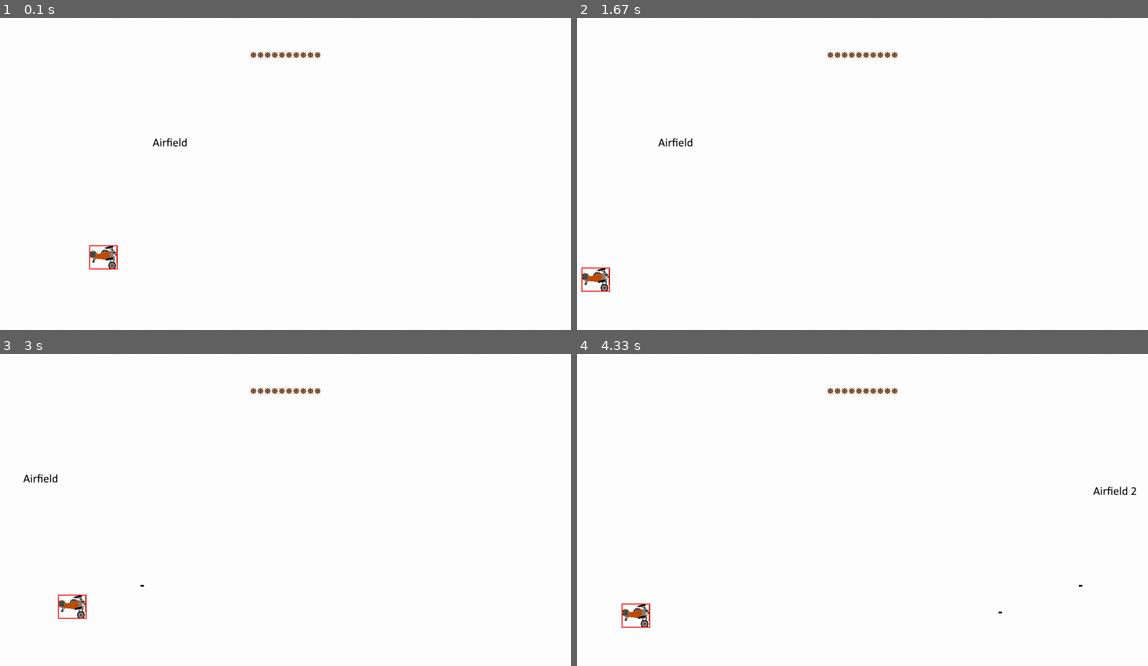
Above: before the commit, frames 1-4 (two rows, left to right).
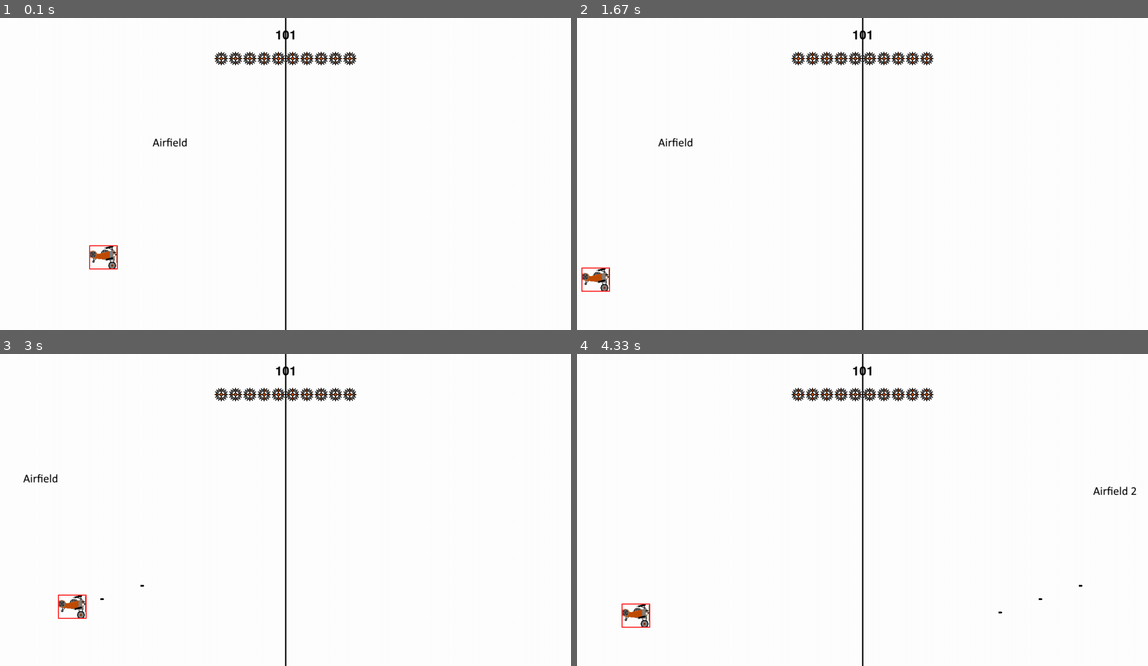
Above: after the commit, the same moments.

Repository: TKDominick/PyGame
Game: pygame game, started from WWIGame.py
Same seed, same stepped clock (60 frames per second), same inputs: the game is played once before the commit and once after it.
Inputs:
- Up to frame 1 (0.1 s): no input
- Up to frame 2 (1.67 s): hold Left 0.33-0.87 s; hold Down 0.9-1.2 s; hold Left 1.23-1.63 s
- Up to frame 3 (3 s): hold Up 1.67-2.03 s; hold Right 2.07-2.7 s; hold Q from 2.73 s (still down); hold Down from 2.73 s (still down)
- Up to frame 4 (4.33 s): release Q at 3.1 s; release Down at 3.1 s; hold Left 3.53-4 s; hold Right from 4.03 s (still down)

The runs differ from the first frame. In frame 1, 1.1% of the frame differs, in the area x 37-63%, y 0-100%; in frame 2, 1.1%; in frame 3, 1.1%; in frame 4, 1.1%, in the area x 37-82%, y 0-100%.

Commit message:
Added ne health indicators, changed enemies, working on final boss room

Diff:
--- a/WWIGame.py
+++ b/WWIGame.py
@@ -12,16 +12,20 @@
 Up = False
 Down = False
 
-
+score = 101
 bg = pygame.image.load('Airfield1.png')
 print(bg)
 bg2 = pygame.image.load('Airfield2.png')
 bg3 = pygame.image.load('Industrial.png')
+bgcount = 1
 prevbackground = 'Industrial.png'
 
 bgx = 0
+bgy = 0
 bg2x = 1280
+bg2y = 0
 bg3x = 2560
+bg3y = 0
 
 framecount = 0
 
@@ -33,6 +37,8 @@
 bombs = []
 BombCD = 3500
 BulletCD = 2000
+font = pygame.font.SysFont('sitkasmallsitkatextitalicsitkasubheadingitalicsitkaheadingitalicsitkadisplayitalicsitkabanneritalic.ttf', 42)
+
 
 
 killed = []
@@ -66,11 +72,11 @@
 		pygame.draw.rect(win, (255,0,0), self.hitbox, 2)
 	def DrawHealth(self):
 		healthchar = pygame.image.load(self.healthsprites[self.health])
-		win.blit(healthchar, (560, 75))
+		win.blit(healthchar, (480, 75))
 
 
 class Projectile:
-	def __init__(self, x, y, projtype, sprite):
+	def __init__(self, x, y, projtype):
 		self.x = x
 		self.y = y
 
@@ -78,41 +84,77 @@
 		if projtype == 1:
 			self.damage = 3
 			self.xvel = 30
-			self.yvel = 00
+			self.xaccel = 0
+			self.yvel = 0
 			self.move = 1		# straight
-			self.sprite = pygame.image.load(sprite)
+			self.sprite = pygame.image.load('PlayerBullet.png')
 
 		if projtype == 2:
 			self.damage = 10
 			self.xvel = 20
+			self.xaccel = 0
 			self.yvel = 0
 			self.yaccel = 5
 			self.move = 2
-			self.sprite = pygame.image.load(sprite)
-
-		if projtype == 3:
+			self.sprite = pygame.image.load("PlayerBomb.png")
+
+		if projtype == 3: #Baloon 1 Bullet
 			self.damage = 2
 			self.xvel = -12
 			self.yvel = -25
 			self.yaccel = 5
 			self.move = 3
-			self.sprite = pygame.image.load('Enemy1Grenade.png')
-
-
-	def Move(self):
-		if self.move == 1:
+			self.sprite = pygame.image.load('Bullet.png')
+
+		if projtype == 4: #Tank projectile
+			self.damage = 5
+			self.move = 3
+			self.yvel = -100
+			self.yaccel = 15
+			self.xvel = -50
+			self.xaccel = 0
+			self.sprite = pygame.image.load('Bullet.png')
+
+		if projtype == 5: # Cannon projectile
+			self.damage = 3
+			self.move = 3
+			self.yvel = -75
+			self.yaccel = 10
+			self.xvel = -40
+			self.xaccel =0
+			self.sprite = pygame.image.load('Bullet.png')
+
+	def Move(self, targetx, targety):
+		if self.move == 1: # player bullet
 			self.x += self.xvel
 			self.y += self.yvel
 
-		elif self.move == 2:
+		elif self.move == 2: #player bomb
 			self.x += self.xvel
 			self.y += self.yvel
 			self.yvel += self.yaccel
 
-		elif self.move == 3:
+		elif self.move == 3: # arc shape
 			self.x += self.xvel
 			self.y += self.yvel
 			self.yvel += self.yaccel
+
+		elif self.move == 4: #Straight Down Bomb
+			self.y += self.yvel
+			self.y += self.yaccel
+
+		elif self.move == 5: #Straight bullet
+			self.x += self.xvel
+			self.xvel += self.xaccel
+
+		elif self.move == 12: # targeting missile
+			if self.x < targetx:
+				self.x+= self.xvel
+			if self.y < targety:
+				self.y += self.yvel
+			if self.y > targety:
+				self.y -= self.yvel
+
 
 	def Draw(self):
 		win.blit(self.sprite, (self.x, self.y))
@@ -142,7 +184,7 @@
 			self.y = y
 			self.health = 45
 			self.vel = 9
-			self. width = 64
+			self.width = 64
 			self.height = 64
 			self.sprite = pygame.image.load('Baloon2.png')
 			self.attacktype = 5
@@ -157,7 +199,7 @@
 			self.y = y
 			self.health = 30
 			self.vel = 17
-			self. width = 64
+			self.width = 64
 			self.height = 64
 			self.sprite = pygame.image.load('Plane1.png')
 			self.attacktype = 3
@@ -220,11 +262,11 @@
 			self.width = 64
 			self.height = 64
 			self.sprite = pygame.image.load('Cannon.png')
-			self.attacktype = 1
+			self.attacktype = 5
 			self.attacksprite = pygame.image.load('Bullet.png')
-			self.attackCD = 1500
-			self.CDMAX = 1500
-			self.movetype = 7
+			self.attackCD = 500
+			self.CDMAX = 650
+			self.movetype = 3
 			self.hitbox = (self.x, self.y, self.width, self.height)
 		if enemtype == 8: #Tank
 			self.name = 'Enemy Tank'
@@ -235,11 +277,11 @@
 			self. width = 64
 			self.height = 64
 			self.sprite = pygame.image.load('Tank.png')
-			self.attacktype = 1
+			self.attacktype = 4
 			self.attacksprite = pygame.image.load('Bullet.png')
-			self.attackCD = 3000
-			self.CDMAX = 3000
-			self.movetype = 7
+			self.attackCD = 1000
+			self.CDMAX = 1000
+			self.movetype = 2
 			self.hitbox = (self.x, self.y, self.width, self.height)
 		if enemtype == 9: #Final Boss Plane
 			self.name = 'Aurora 1A'
@@ -264,21 +306,27 @@
 
 	def Move(self, x, y):
 		if self.movetype == 1:
-			if self.x < x+150:
+			if self.x <= x+150:
 				self.x += self.vel
-			elif self.x > x+170:
+			elif self.x >= x+170:
 				self.x -= self.vel
 
-			if self.y < y - 20:
+			if self.y >= y - 20:
+				self.y -= self.vel
+			elif self.y <= y - 50:
 				self.y += self.vel
-			elif self.y > y:
-				self.y -= self.vel
-
-		if self.movetype == 2:
-			pass
-
-		if self.movetype == 3:
-			pass
+
+		if self.movetype == 2: # Tank
+			if self.x > 850:
+				self.x -= self.vel
+			if self.x < 800:
+				self.x += self.vel
+
+		if self.movetype == 3: #Cannon
+			if self.x > 600:
+				self.x -= self.vel
+			if self.x < 550:
+				self.x += self.vel
 
 		if self.movetype == 4:
 			pass
@@ -311,8 +359,10 @@
 		return False
 
 
-def GetBackground(killed):
+def GetBackground():
 	global prevbackground
+	global bgcount
+	bgcount += 1
 	output = 'Field1.png'
 
 	fields = ['Field1.png', 'Field2.png', 'Field3.png', 'Field4.png']
@@ -324,7 +374,7 @@
 	if prevbackground == 'Airfield1.png':
 		output = 'Airfield2.png'
 	if prevbackground == 'Airfield2.png':
-		output = 'Industrial'
+		output = 'Industrial.png'
 	if prevbackground == 'City1.png':
 		output = 'City2.png'
 	if prevbackground == 'City2.png':
@@ -336,7 +386,7 @@
 		output = random.choice(fields)
 
 	if prevbackground == 'Field1.png' or prevbackground == 'Field2.png' or prevbackground == 'Field3.png' or prevbackground == 'Field4.png':
-		if len(killed) >= 100:
+		if score >= 100:
 			output = 'EnemyBase1.png'
 		else:
 			output = random.choice(general)
@@ -357,31 +407,63 @@
 def BackgroundRunner():
 	global killed
 	global bg
+	global prevbackground
 	global bg2
 	global bg3
 	global bgx
 	global bg2x
 	global bg3x
-
-	bgx -= 5
-	bg2x -= 5
-	bg3x -= 5
-
-	if bg2x == 0:
+	global bgy
+	global bg2y
+	global bg3y
+
+	if prevbackground != 'Sky2.png' and prevbackground != 'end':
+		bgx -= 5
+		bg2x -= 5
+		bg3x -= 5
+	else:
+		bgy += 5
+		bg2y += 5
+		bg3y += 5
+
+	if bg2x <= 0 and prevbackground != 'Sky2.png':
 		bg = bg2
 		bgx = 0
 		bg2 = bg3
 		bg2x = 1280
-		bg3 = pygame.image.load((GetBackground(killed)))
-		print(type(bg3))
+		bg3 = pygame.image.load(GetBackground())
 		bg3x = 2560
+
+	if bgx <= 0 and prevbackground == 'Sky2.png':
+		prevbackground = 'end'
+		bg = pygame.image.load('EnemyHangar.png')
+		bgx = 0
+		bgy = 0
+		bg2 = pygame.image.load('Sky1.png')
+		bg2x = 0
+		bg2y = -700
+		bg3 = pygame.image.load('Sky2.png')
+		bg3x = 0
+		bg3y = -1400
 
 
 def redrawGameWindow():
 	global framecount
-	win.blit(bg, (bgx, 0))
-	win.blit(bg2, (bg2x, 0))
-	win.blit(bg3, (bg3x, 0))
+	win.blit(bg, (bgx, bgy))
+	win.blit(bg2, (bg2x, bg2y))
+	win.blit(bg3, (bg3x, bg3y))
+
+	midline = pygame.Rect(639, -2, 3, 705)
+	pygame.draw.rect(win, (0, 0, 0), midline)
+
+	textplate = font.render(str(score), True, (0, 0, 0))
+	if len(str(score)) == 1:
+		win.blit(textplate, (633, 25))
+	if len(str(score)) == 2:
+		win.blit(textplate, (624, 25))
+	if len(str(score)) == 3:
+		win.blit(textplate, (617, 25))
+
 	#Character animations
 	'''
 	if Left:
@@ -410,11 +492,22 @@
 
 	pygame.display.update()
 
-def GetWave(killed):
-
-	if prevbackground == 'Field4.png' and len(enemies) == 0:
-		Balloon1 = Enemy(1000, 350, 1)
-		enemies.append(Balloon1)
+def GetWave():
+	global killed
+	global score
+	global enemies
+	if score <= 100:
+		if len(enemies) == 0 and  10 > bgcount >= 5:
+			SmolBalloon = Enemy(900, 350, 1)
+			Cannon = Enemy(900, 630, 7)
+			enemies.append(SmolBalloon)
+			enemies.append(Cannon)
+		if len(enemies) == 0 and 20 > bgcount >= 12:
+			Cannon = Enemy(900, 620, 7)
+			enemies.append(Cannon)
+		if len(enemies) == 0 and 40 > bgcount >= 20:
+			Tank = Enemy(900, 620, 8)
+			enemies.append(Tank)
 
 Plane = Player(200, 500, 64, 54, 10)
 run = True
@@ -422,57 +515,59 @@
 	clock.tick(20)
 
 	BackgroundRunner()
-	GetWave(killed)
+	GetWave()
 
 	for event in pygame.event.get():
 		if event.type == pygame.QUIT:
 			run = False
 
-	keys = pygame.key.get_pressed()
-
-	if keys[pygame.K_q]:
-		pass
-
-	if keys[pygame.K_LEFT] and Plane.x > Plane.vel - 1:
-		Plane.x -= Plane.vel
-		Left = True
-		Right = False
-		Up = False
-		Down = False
-
-	elif keys[pygame.K_RIGHT] and Plane.x < 1280 - Plane.width - Plane.vel + 10:
-		Plane.x += Plane.vel
-		Left = False
-		Right = True
-		Up = False
-		Down = False
-	else:
-		Left = False
-		Right = False
-		Up = False
-		Down = False
-
-
-	if keys[pygame.K_UP] and Plane.y > Plane.vel - 1:
-		Plane.y -= Plane.vel
-
-	if keys[pygame.K_DOWN] and Plane.y < 600 - Plane.height - Plane.vel + 10:
-		Plane.y += Plane.vel
-
-	if keys[pygame.K_q] and BulletCD == 0:
-		if len(bullets) < 10:
-			PlayerBullet = Projectile(Plane.x + 35, Plane.y + 26, 1, 'PlayerBullet.png')
-			bullets.append(PlayerBullet)
-			BulletCD += 300
-		elif len(bullets) == 10:
-			BulletCD += 3500
-	if keys[pygame.K_e] and BombCD == 0:
-		if len(bombs) < 3:
-			PlayerBomb = Projectile(Plane.x + 20, Plane.y + 40, 2, 'PlayerBomb.png')
-			bombs.append(PlayerBomb)
-			BombCD += 600
-		elif len(bombs) == 3:
-			BombCD += 4000
+	while True:
+		keys = pygame.key.get_pressed()
+
+		if keys[pygame.K_q]:
+			pass
+
+		if keys[pygame.K_LEFT] and Plane.x > Plane.vel - 1:
+			Plane.x -= Plane.vel
+			Left = True
+			Right = False
+			Up = False
+			Down = False
+
+		elif keys[pygame.K_RIGHT] and Plane.x < 1280 - Plane.width - Plane.vel + 10:
+			Plane.x += Plane.vel
+			Left = False
+			Right = True
+			Up = False
+			Down = False
+		else:
+			Left = False
+			Right = False
+			Up = False
+			Down = False
+
+
+		if keys[pygame.K_UP] and Plane.y > Plane.vel - 1:
+			Plane.y -= Plane.vel
+
+		if keys[pygame.K_DOWN] and Plane.y < 600 - Plane.height - Plane.vel + 10:
+			Plane.y += Plane.vel
+
+		if keys[pygame.K_q] and BulletCD == 0:
+			if len(bullets) < 10:
+				PlayerBullet = Projectile(Plane.x + 35, Plane.y + 26, 1)
+				bullets.append(PlayerBullet)
+				BulletCD += 150
+			elif len(bullets) == 10:
+				BulletCD += 3500
+		if keys[pygame.K_e] and BombCD == 0:
+			if len(bombs) < 5:
+				PlayerBomb = Projectile(Plane.x + 20, Plane.y + 40, 2)
+				bombs.append(PlayerBomb)
+				BombCD += 400
+			if len(bombs) >= 2:
+				BombCD += 5000
+		break     #Key Presses
 
 	if BulletCD != 0:
 		BulletCD -= 50
@@ -481,34 +576,26 @@
 
 	for bullet in bullets:
 		if 0 < bullet.x < 1280:
-			bullet.Move()
+			bullet.Move(Plane.x, Plane.y)
 		else:
 			bullets.pop(bullets.index(bullet))
 
 	for bomb in bombs:
 		if 0 < bomb.x < 1280 and bomb.y < 700:
-			bomb.Move()
+			bomb.Move(Plane.x, Plane.y)
 		else:
 			bombs.pop(bombs.index(bomb))
 
 	for enemy in enemies:
 		enemy.Move(Plane.x,Plane.y)
 		if enemy.attackCD <= 0:
-			EnemyAttack = Projectile(enemy.x, enemy.y, enemy.attacktype, enemy.attacksprite)
+			EnemyAttack = Projectile(enemy.x, enemy.y, enemy.attacktype)
 			enemyattacks.append(EnemyAttack)
 			enemy.attackCD = enemy.CDMAX
 		else:
 			enemy.attackCD -= 40
 		enemy.hitbox = (enemy.x, enemy.y, enemy.width, enemy.height)
 
-	for attack in enemyattacks:
-		if 0 < attack.x < 1280 and 0 < attack.y < 700:
-			attack.Move()
-			attack.Draw()
-		else:
-			enemyattacks.pop(enemyattacks.index(attack))
-
-	for enemy in enemies:
 		for bullet in bullets:
 			if ColissionDetect(enemy.x, enemy.y, enemy.width, enemy.height, bullet.x, bullet.y):
 				enemy.health -= 3
@@ -516,7 +603,6 @@
 				explosions.append(Explosion)
 				bullets.pop(bullets.index(bullet))
 
-	for enemy in enemies:
 		for bomb in bombs:
 			if ColissionDetect(enemy.x, enemy.y, enemy.width, enemy.height, bomb.x, bomb.y):
 				enemy.health -= 10
@@ -524,20 +610,25 @@
 				explosions.append(Explosion)
 				bombs.pop(bombs.index(bomb))
 
+		if enemy.health <= 0:
+			killed.append(enemy.name)
+			score += 1
+			enemies.pop(enemies.index(enemy))
+
 	for attack in enemyattacks:
+		if 0 < attack.x < 1280 and attack.y < 700:
+			attack.Move(Plane.x, Plane.y)
+			attack.Draw()
+		else:
+			enemyattacks.pop(enemyattacks.index(attack))
+
 		if ColissionDetect(Plane.x, Plane.y, Plane.width, Plane.height, attack.x, attack.y):
-			Plane.health -= 2
+			Plane.health -= attack.damage
 			Explosion = (attack.x,attack.y)
 			explosions.append(Explosion)
 			enemyattacks.pop(enemyattacks.index(attack))
 
 	Plane.hitbox = (Plane.x, Plane.y + (64 - Plane.height), Plane.width, Plane.height)
-
-	for enemy in enemies:
-		if enemy.health <= 0:
-			killed.append(enemy.name)
-			enemies.pop(enemies.index(enemy))
-
 
 	if framecount + 1 > 24:
 		framecount = 0
@@ -546,4 +637,7 @@
 		explosions = []
 	framecount += 1
 	redrawGameWindow()
+	if Plane.health <= 0:
+		run = False
+
 pygame.quit()
Binary file changed: Health0.png
Binary file changed: Health1.png
Binary file changed: Health10.png
Binary file changed: Health11.png
Binary file changed: Health12.png
Binary file changed: Health13.png
Binary file changed: Health14.png
Binary file changed: Health15.png
Binary file changed: Health16.png
Binary file changed: Health17.png
Binary file changed: Health18.png
Binary file changed: Health19.png
(and 11 more such lines)
